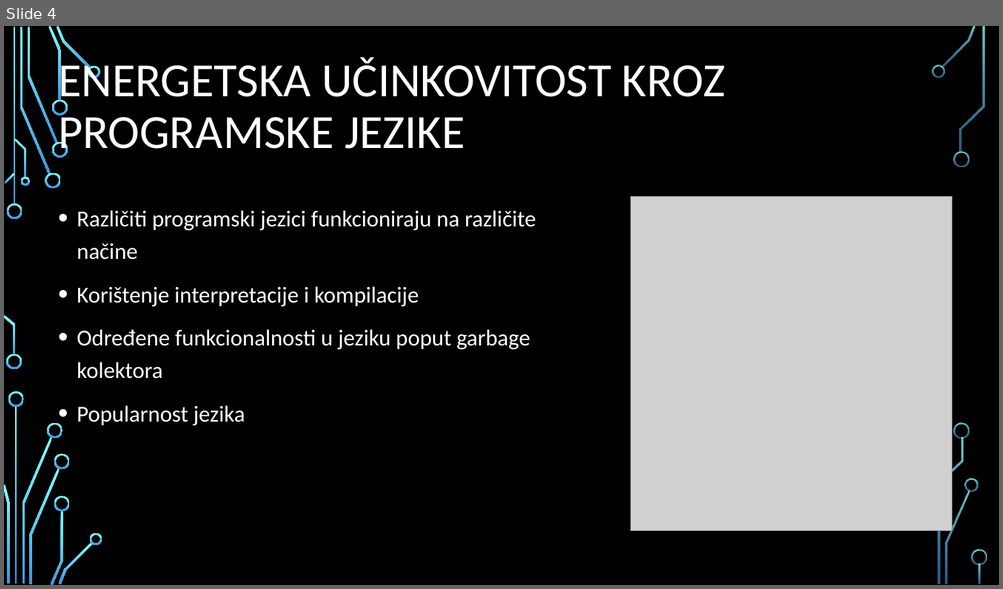
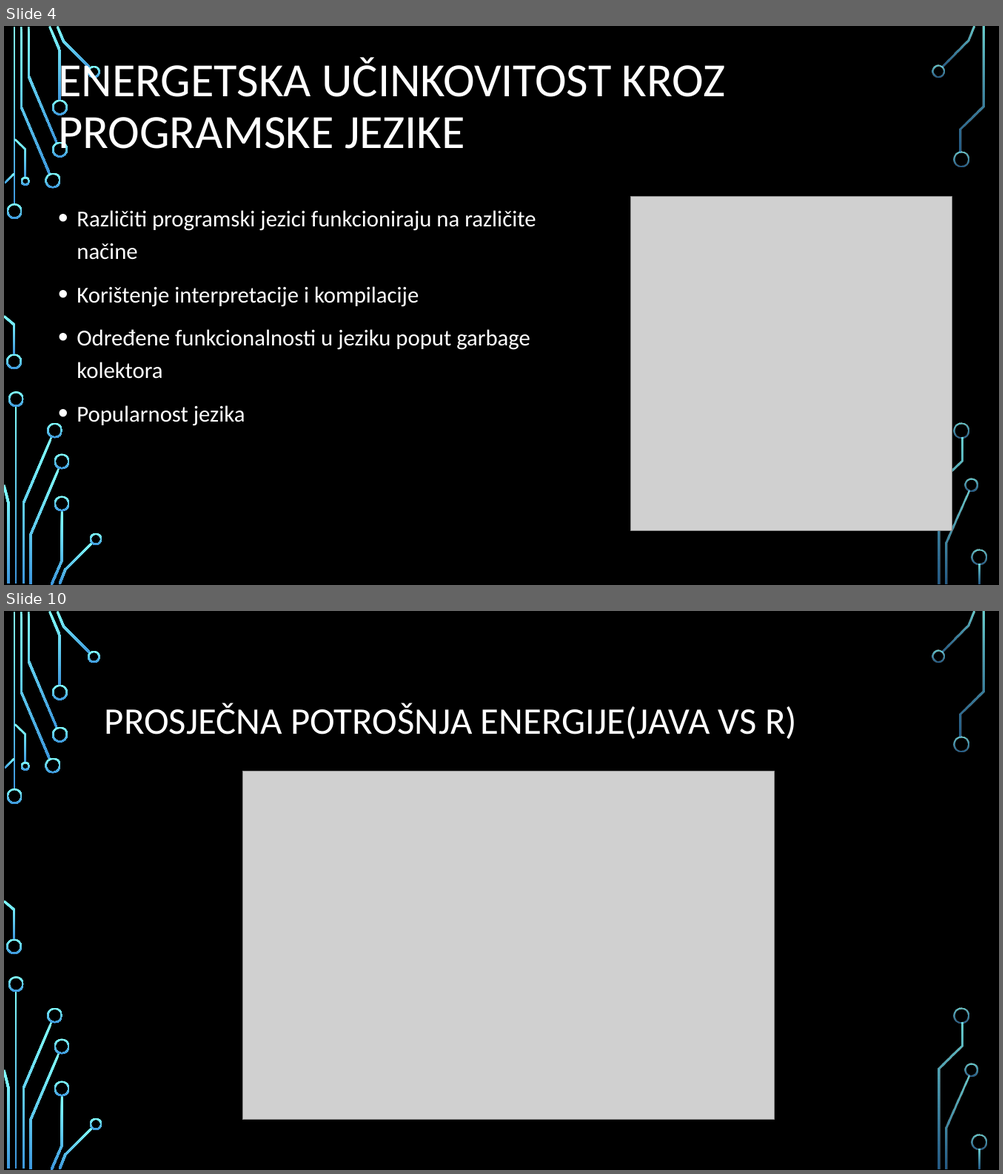
Before and after one commit to MatteoPlisic/Se, a slide deck: Green coding ppt.pptx. Shown one above the other, each under a label of ours: slide 4 before the commit, slides 4 and 10 after it; the slides between them are not shown. The pictures are 1003x589 and 1003x1174 pixels, drawn with LibreOffice and Linux fonts; fonts in the diff are those of the drawing; grey boxes stand for pictures; background and template pictures are left out. Boxes give left, top, right and bottom in pixels: in the first picture for what was removed or moved away, otherwise in the second. Text is boxed around its words. In the diff, an @@ line names an element or a change of style, - is before the commit and + after.

```diff
--- a/Green coding ppt.pptx
+++ b/Green coding ppt.pptx
@@ slide 10 added at [4,611,999,1170], background picture (left out); not listed: 36 template elements that a slide beside it also shows @@
@@ title added at [105,703,797,739], 36.3 pt, text #FFFFFF @@
+PROSJEČNA POTROŠNJA ENERGIJE(JAVA VS R)
@@ picture added at [243,772,775,1120] @@
```
Also in this commit, not shown: 1 slide changed, 5 other slides added, 1 other file.
